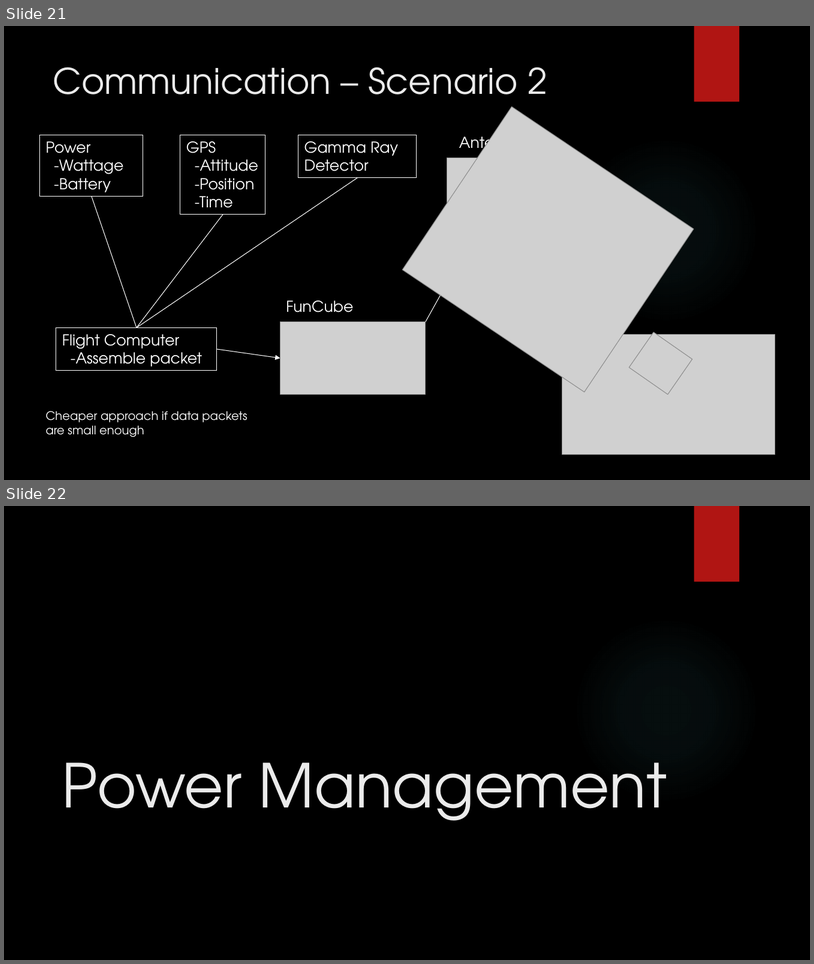
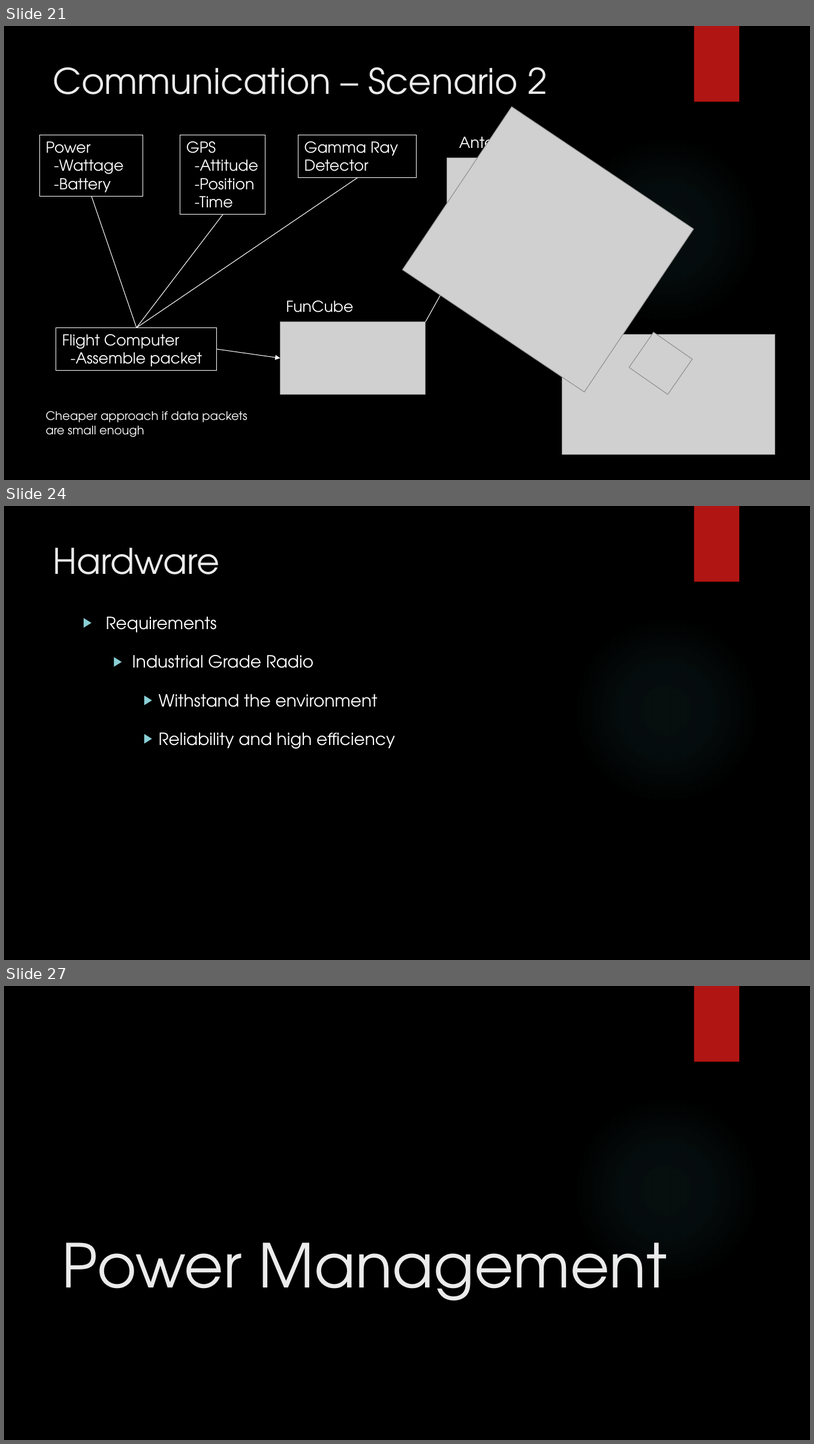
Before and after one commit to HASP-UMN/CubeSat, a slide deck: Presentations/PDR_Presentation.pptx. Shown one above the other, each under a label of ours: slides 21 and 22 before the commit, slides 21, 24 and 27 after it; the slides between them are not shown. The pictures are 814x964 and 814x1444 pixels, drawn with LibreOffice and Linux fonts; fonts in the diff are those of the drawing; grey boxes stand for pictures; background and template pictures are left out. Boxes give left, top, right and bottom in pixels: in the first picture for what was removed or moved away, otherwise in the second. Text is boxed around its words. In the diff, an @@ line names an element or a change of style, - is before the commit and + after.

```diff
--- a/Presentations/PDR_Presentation.pptx
+++ b/Presentations/PDR_Presentation.pptx
@@ slide 24 added at [4,506,810,960], background picture (left out); not listed: 2 template elements that a slide beside it also shows @@
@@ title added at [53,547,220,574], 42 pt, text #EBEBEB @@
+Hardware
@@ text added at [106,616,395,748], 20 pt, text #FFFFFF @@
+▶ Requirements
+  ▶ Industrial Grade Radio
+    ▶ Withstand the environment
+    ▶ Reliability and high efficiency
@@ what was slide 22 is now slide 27 @@
```
Also in this commit, not shown: 4 other slides added.
